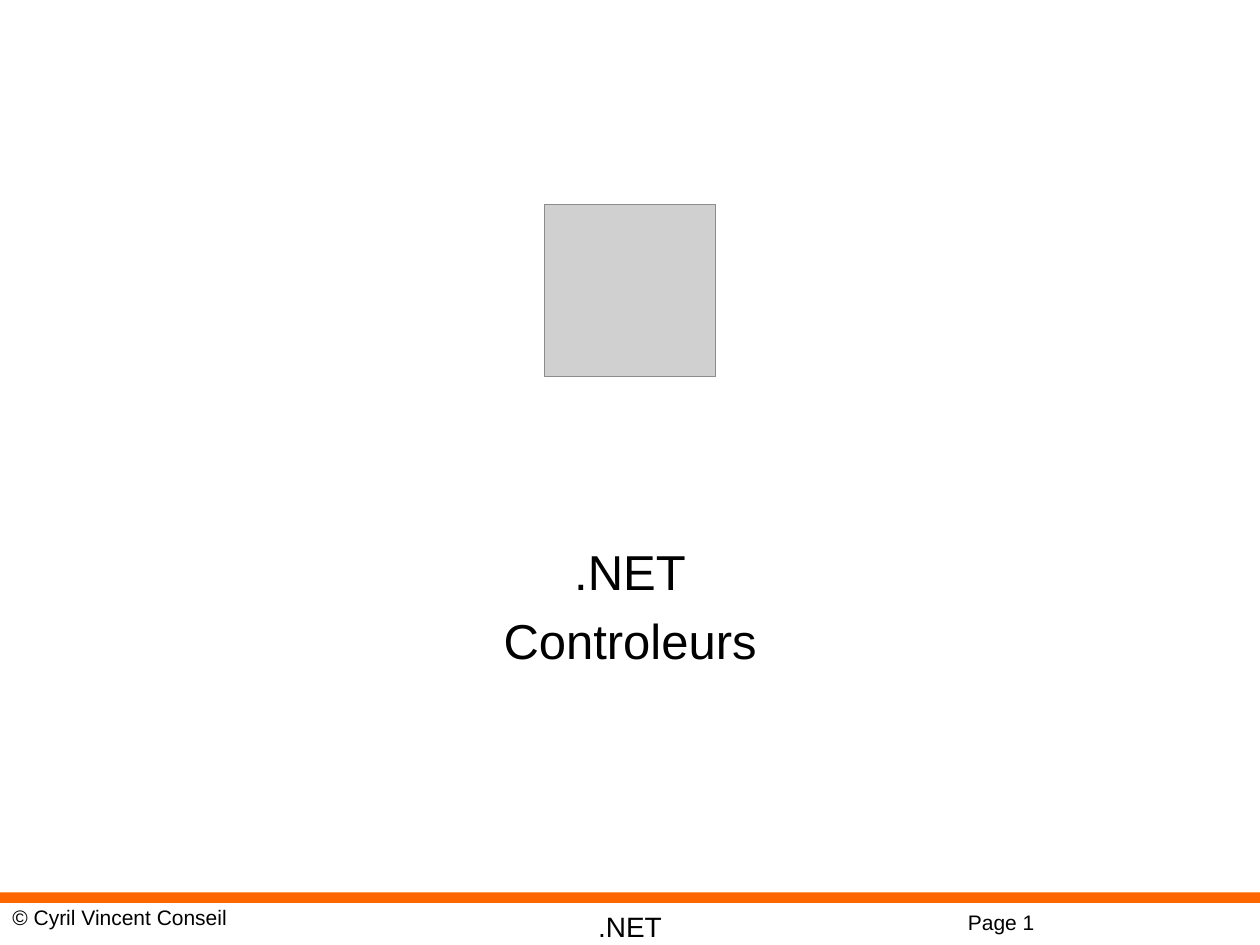
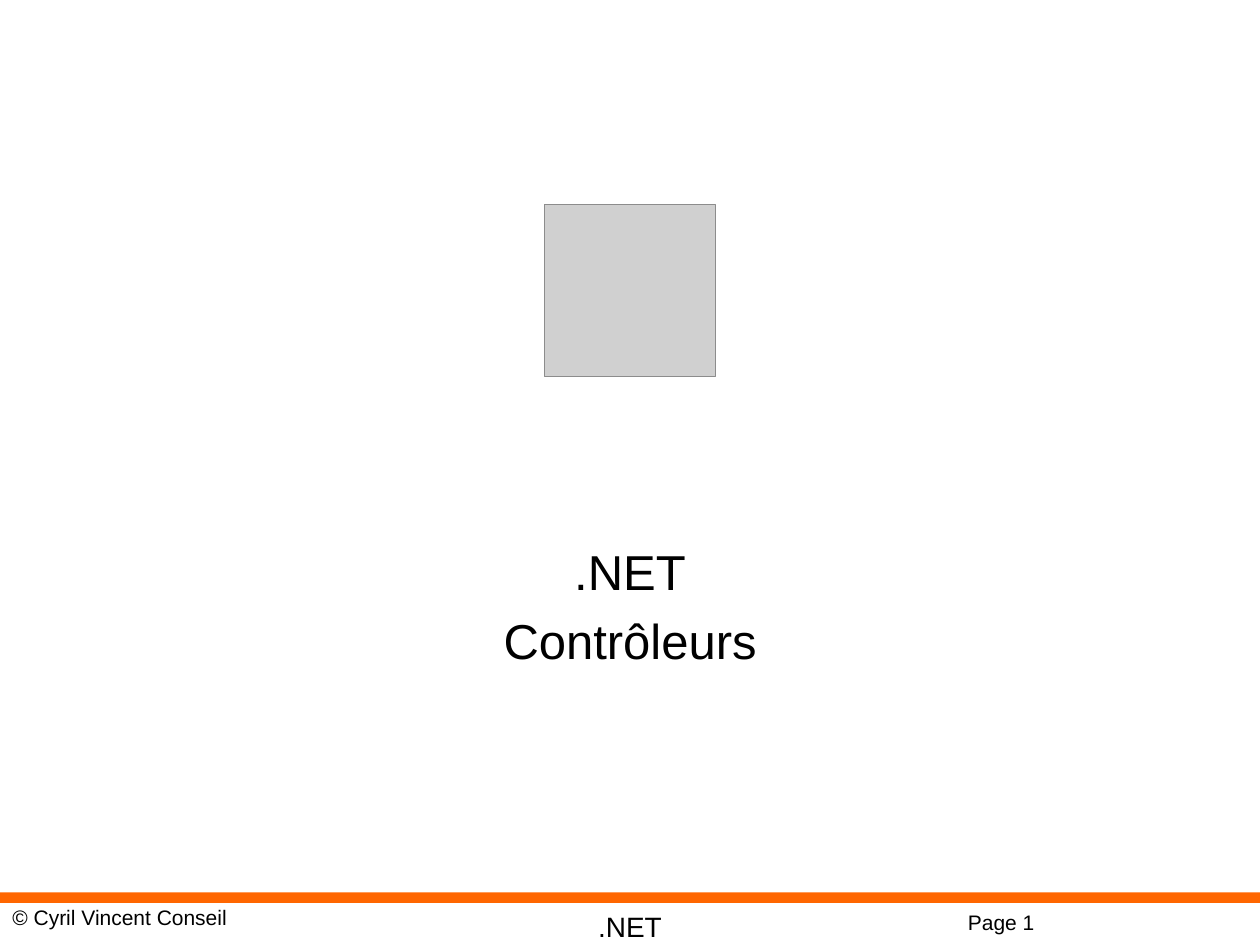
Before and after one commit to cyrilvincent/cs-advanced, a slide deck: slide 1 of ppt/dotNet16-Controllers.pptx. Drawn at 1260x945 pixels with LibreOffice and Linux fonts; fonts in the diff are those of the drawing; grey boxes stand for pictures; background and template pictures are left out. Boxes give left, top, right and bottom in pixels: in the first picture for what was removed or moved away, otherwise in the second. Text is boxed around its words. In the diff, an @@ line names an element or a change of style, - is before the commit and + after.

```diff
--- a/ppt/dotNet16-Controllers.pptx
+++ b/ppt/dotNet16-Controllers.pptx
@@ subtitle at bbox=[504, 623, 757, 660]: text changed @@
-Controleurs
+Contrôleurs
```
Also in this commit, not shown: 37 other files.
